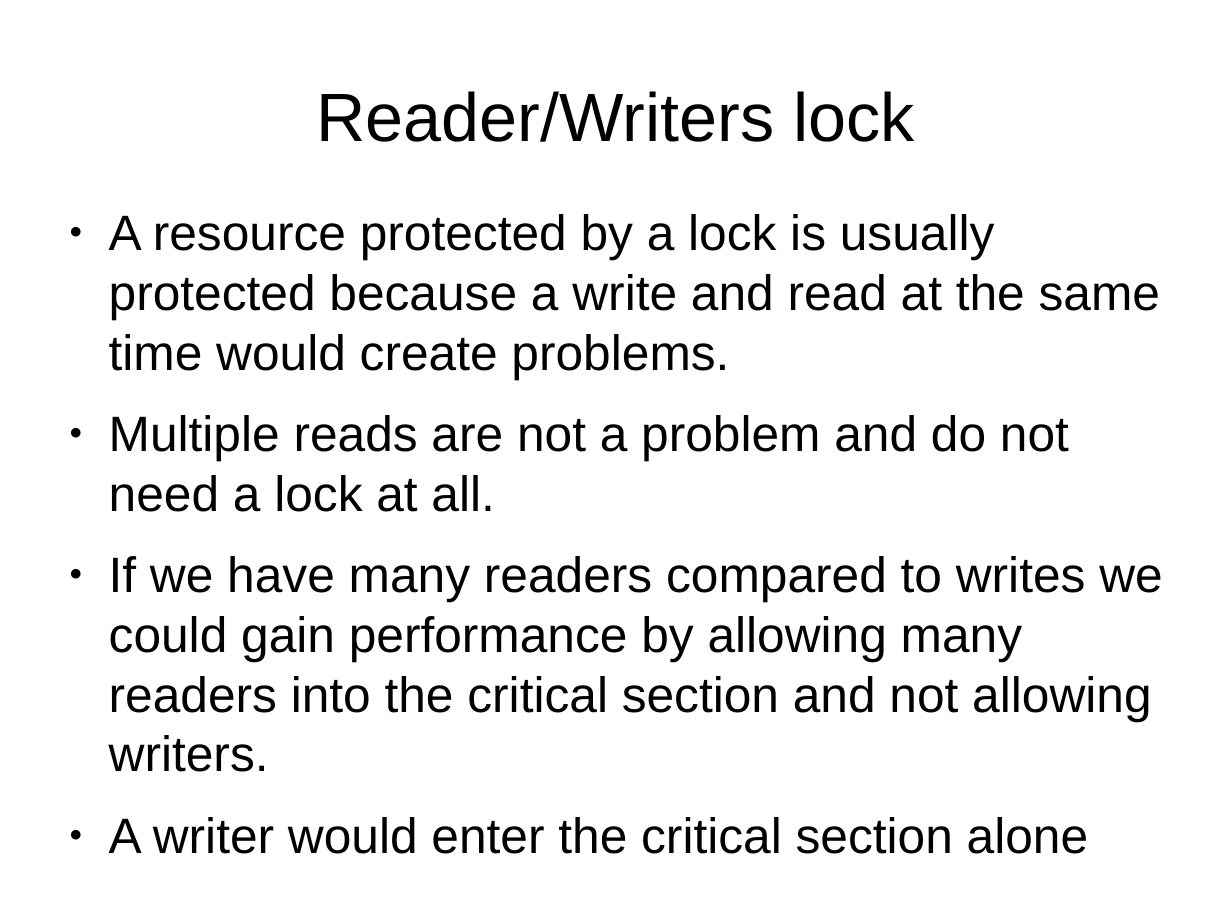
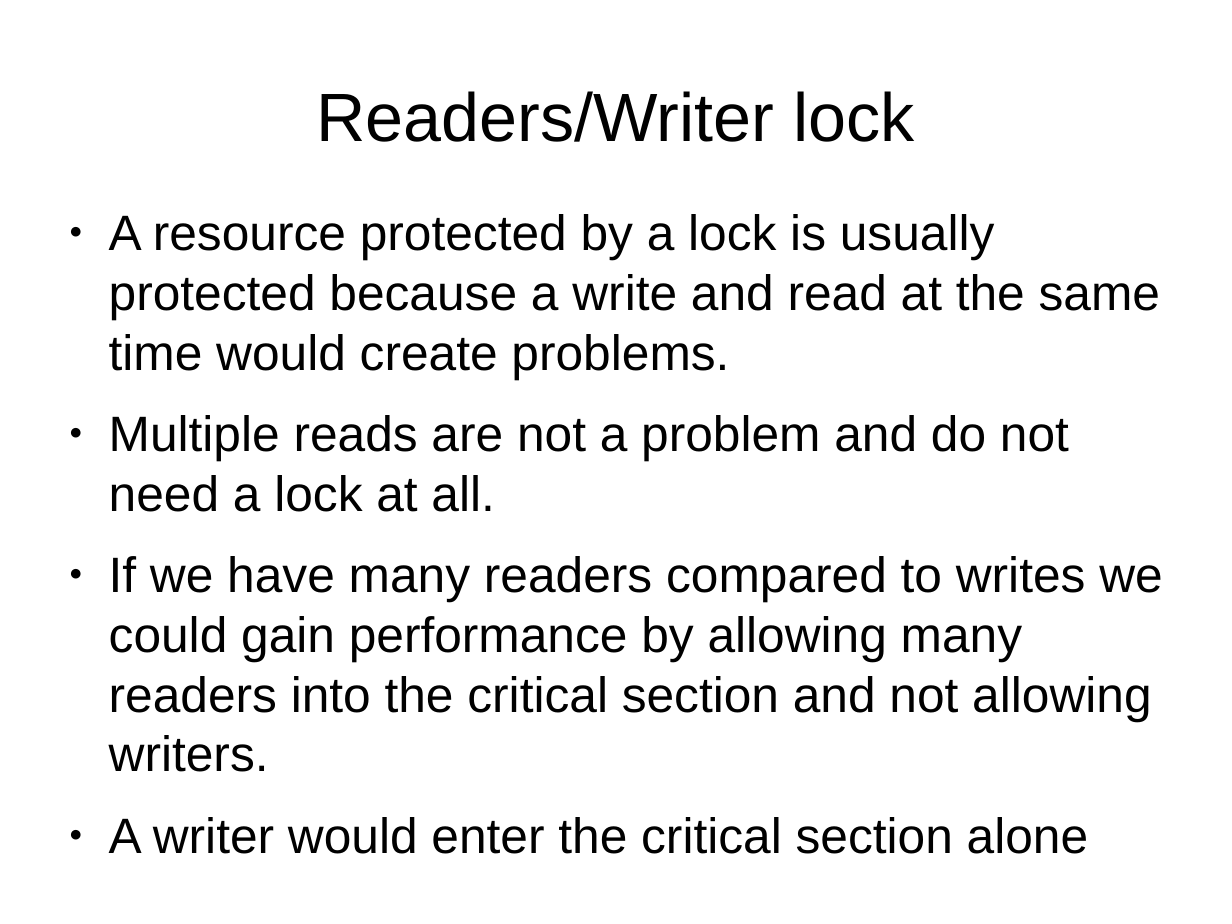
Before and after one commit to veltzer/demos, a slide deck: slide 49 of cpp/multi_core/multicore.odp. Drawn at 1232x924 pixels with LibreOffice and Linux fonts; fonts in the diff are those of the drawing. Boxes give left, top, right and bottom in pixels: in the first picture for what was removed or moved away, otherwise in the second. Text is boxed around its words. In the diff, an @@ line names an element or a change of style, - is before the commit and + after.

```diff
--- a/cpp/multi_core/multicore.odp
+++ b/cpp/multi_core/multicore.odp
@@ title at (x1=316, y1=91, x2=914, y2=142): text changed @@
-Reader/Writers lock
+Readers/Writer lock
```
Also in this commit, not shown: 1 other slide changed, 5 other files.
